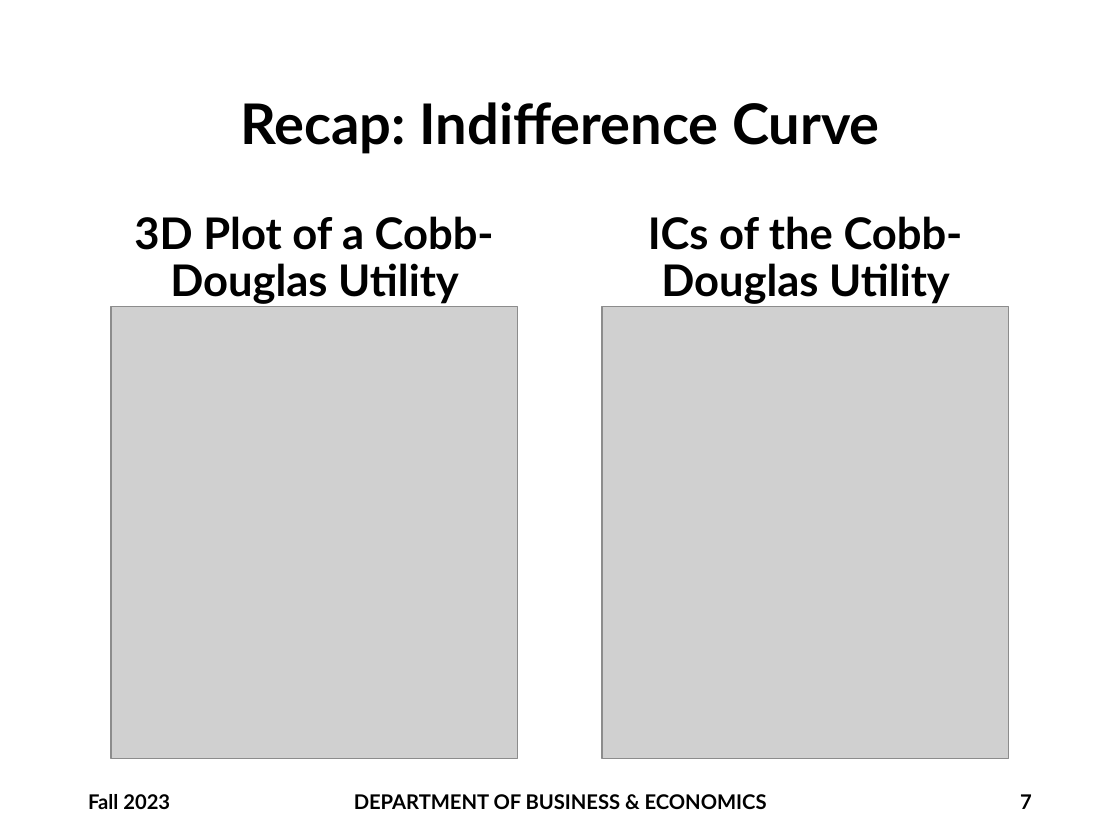
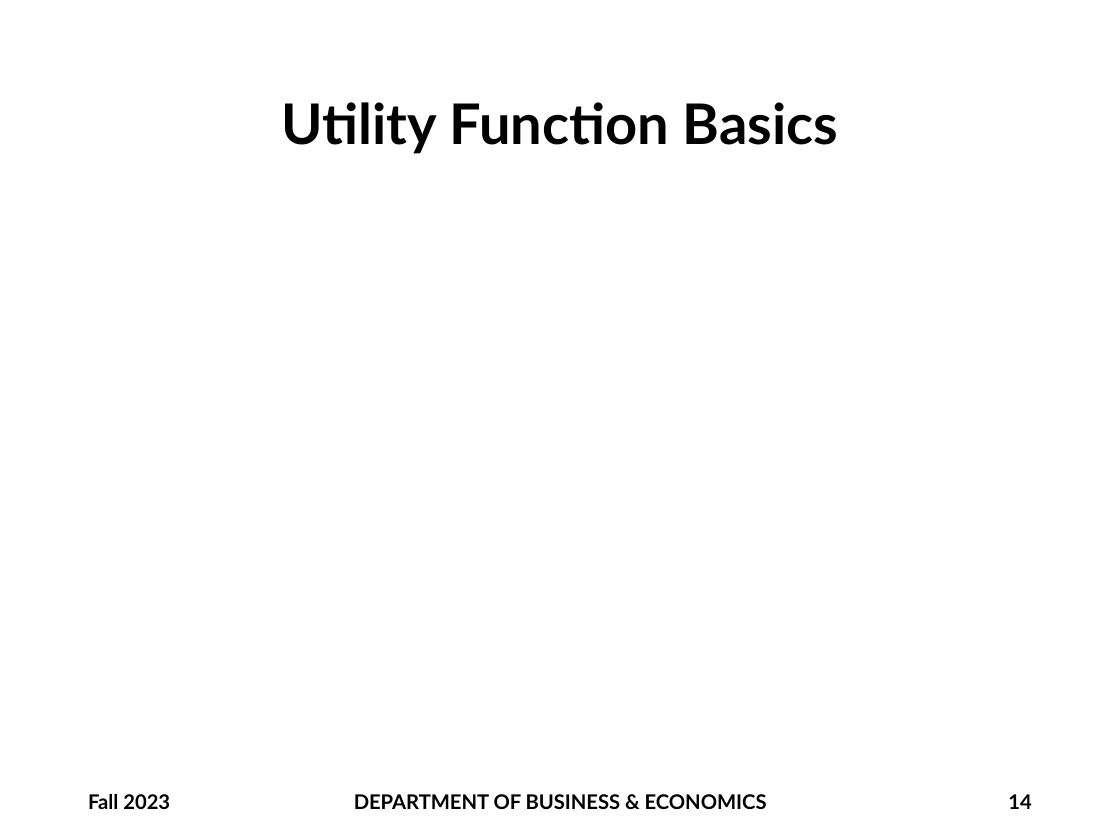
Before and after one commit to brianhwpark/brianhwpark.github.io, a slide deck: slide 14 of files/teaching-resources/monmouthcollege-econ-300/ECON300-LEC11.pptx (slide 7 before the commit). Drawn at 1120x840 pixels with LibreOffice and Linux fonts; fonts in the diff are those of the drawing; grey boxes stand for pictures; background and template pictures are left out. Boxes give left, top, right and bottom in pixels: in the first picture for what was removed or moved away, otherwise in the second. Text is boxed around its words. In the diff, an @@ line names an element or a change of style, - is before the commit and + after.

```diff
--- a/files/teaching-resources/monmouthcollege-econ-300/ECON300-LEC11.pptx
+++ b/files/teaching-resources/monmouthcollege-econ-300/ECON300-LEC11.pptx
@@ title at box(282, 102, 838, 154): text changed @@
-Recap: Indifference Curve
+Utility Function Basics
@@ text removed at box(134, 216, 494, 307) @@
-3D Plot of a Cobb-Douglas Utility Function
@@ text removed at box(648, 216, 963, 307) @@
-ICs of the Cobb-Douglas Utility Function
@@ picture removed at box(111, 307, 517, 758) @@
@@ picture removed at box(603, 307, 1009, 758) @@
@@ page number at box(1008, 794, 1031, 809): text changed @@
-7
+14
```
Also in this commit, not shown: 20 other slides changed, 20 slides added, 3 other files.
